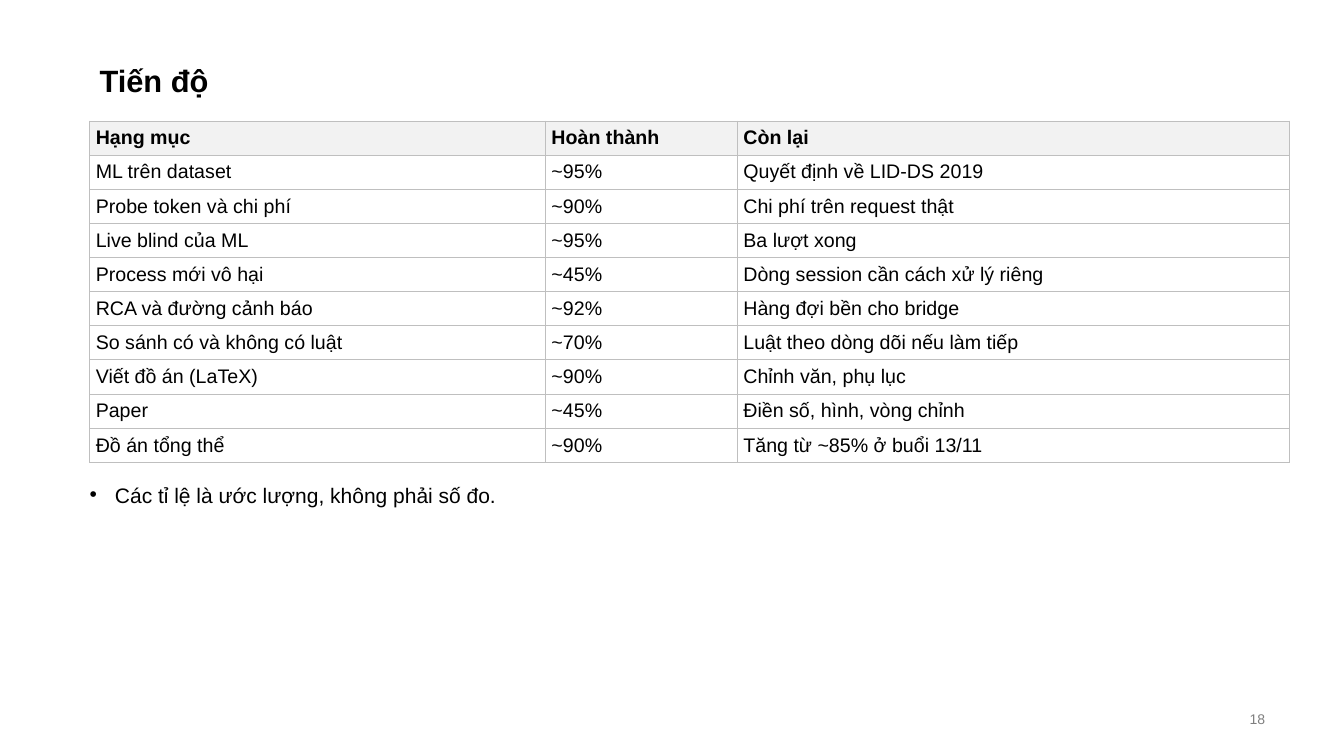
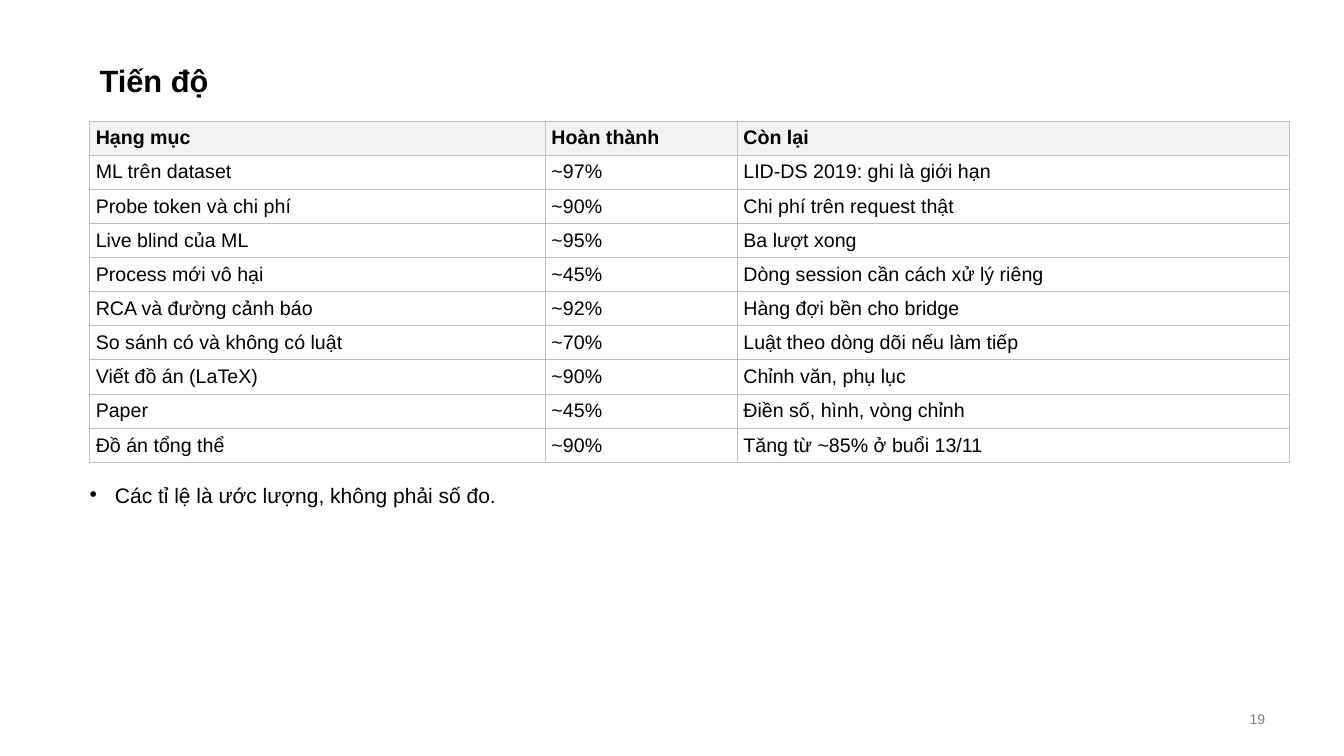
Before and after one commit to tndat-dev/eBPF-project, a slide deck: slide 19 of docs/Slide-runtime_security(20_11).pptx (slide 18 before the commit). Drawn at 1344x756 pixels with LibreOffice and Linux fonts; fonts in the diff are those of the drawing. Boxes give left, top, right and bottom in pixels: in the first picture for what was removed or moved away, otherwise in the second. Text is boxed around its words. In the diff, an @@ line names an element or a change of style, - is before the commit and + after.

```diff
--- a/docs/Slide-runtime_security(20_11).pptx
+++ b/docs/Slide-runtime_security(20_11).pptx
@@ table at (x1=90, y1=121, x2=1289, y2=463) @@
-row 2, column 2: ~95%
+row 2, column 2: ~97%
-row 2, column 3: Quyết định về LID-DS 2019
+row 2, column 3: LID-DS 2019: ghi là giới hạn
```
Also in this commit, not shown: 3 other slides changed, 1 slide added, 12 other files.
